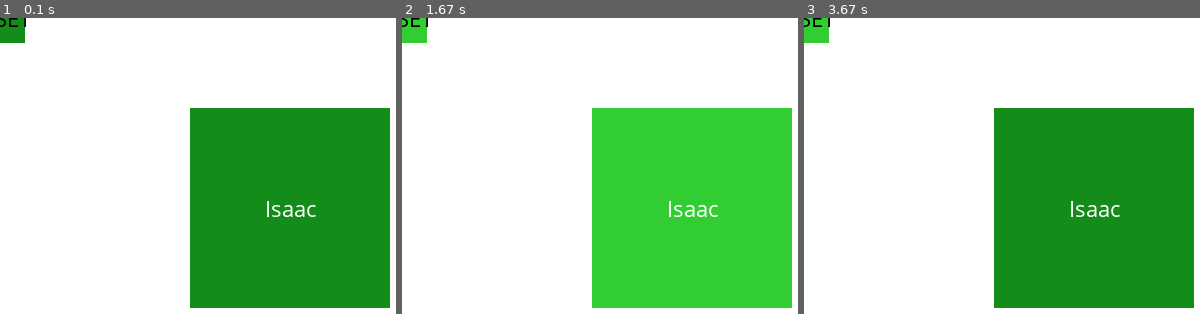
Above: before the commit, frames 1-3 (left to right).
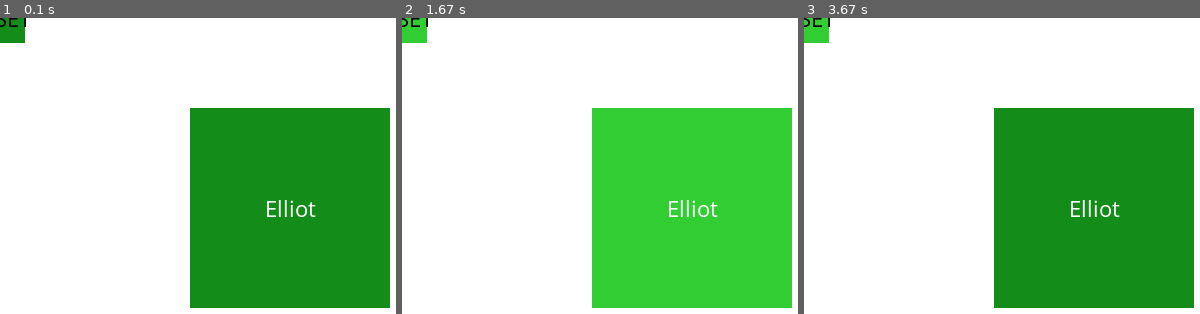
Above: after the commit, the same moments.

Repository: YangTh599/liar-bar-2
Game: pygame game, started from main.py
Two runs of this game, one before a commit and one after it. Both use one fixed random seed, a clock stepped at 60 frames per second and the inputs below.
Inputs (mouse positions are % of the whole screen's width and height, from its top left):
- Up to frame 1 (0.1 s): no input
- Up to frame 2 (1.67 s): click (50, 50) at 0.38 s; click "Thayer" at 0.72 s; click (19, 74) at 1.05 s; click (87, 86) at 1.38 s
- Up to frame 3 (3.67 s): click "Lucas" at 2.22 s; click "RESET" at 3.55 s
The pictures show only the part of the screen within x 50-100%, y 50-100%; the shares and areas given below are measured in that part.

The runs differ from the first frame. In frame 1, 0.3% of the frame differs, in the area x 67-80%, y 61-68%; in frame 2, 0.3%; in frame 3, 0.3%.

Commit message:
Update main.py

Diff:
--- a/main.py
+++ b/main.py
@@ -112,7 +112,7 @@
     p1 = "Thayer"
     p2 = "Lucas"
     p3 = "Apollos"
-    p4 = "Isaac"
+    p4 = "Elliot"
 
     liars = liar_bar.Bar(4,p1, p2, p3 ,p4)
 
